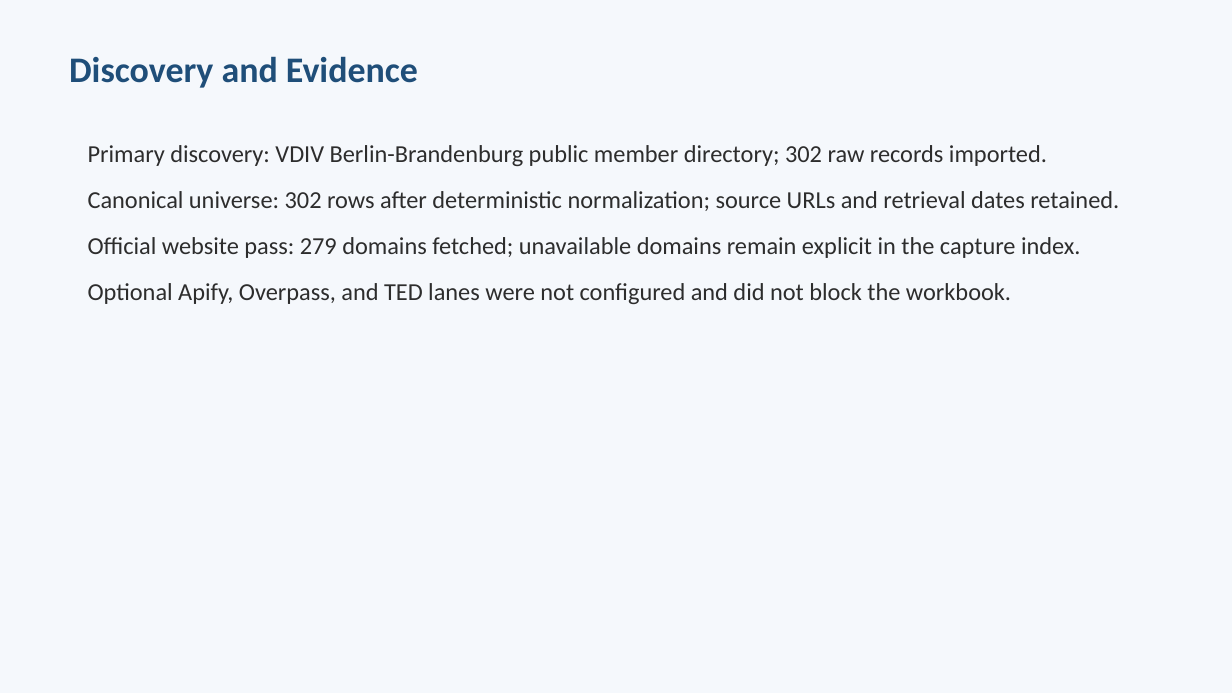
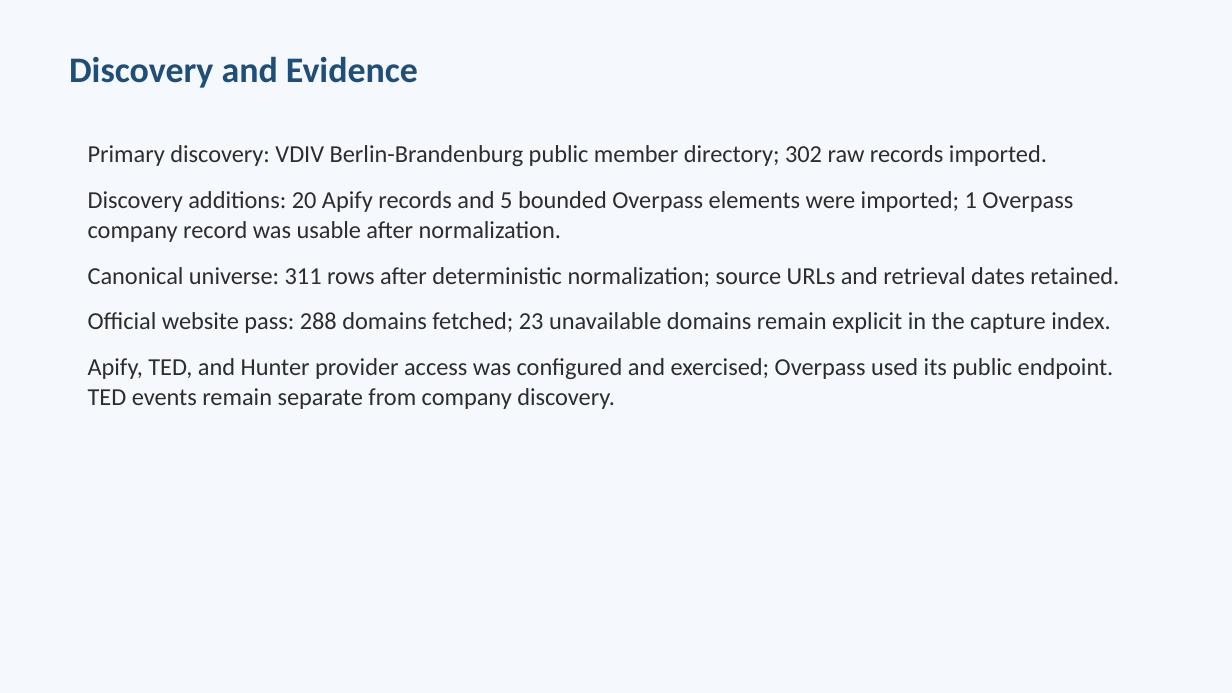
Before and after one commit to longdang193/lead-generation, a slide deck: slide 2 of output/berlin-hausverwaltung-methodology_2026-11-09.pptx. Drawn at 1232x693 pixels with LibreOffice and Linux fonts; fonts in the diff are those of the drawing. Boxes give left, top, right and bottom in pixels: in the first picture for what was removed or moved away, otherwise in the second. Text is boxed around its words. In the diff, an @@ line names an element or a change of style, - is before the commit and + after.

Commit message:
feat: execute lead generation provider integrations

```diff
--- a/output/berlin-hausverwaltung-methodology_2026-11-09.pptx
+++ b/output/berlin-hausverwaltung-methodology_2026-11-09.pptx
@@ text at (88, 191, 1119, 409): text changed @@
-Canonical universe: 302 rows after deterministic normalization; source URLs and retrieval dates retained.
-Official website pass: 279 domains fetched; unavailable domains remain explicit in the capture index.
-Optional Apify, Overpass, and TED lanes were not configured and did not block the workbook.
+Discovery additions: 20 Apify records and 5 bounded Overpass elements were imported; 1 Overpass company record was usable after normalization.
+Canonical universe: 311 rows after deterministic normalization; source URLs and retrieval dates retained.
+Official website pass: 288 domains fetched; 23 unavailable domains remain explicit in the capture index.
+Apify, TED, and Hunter provider access was configured and exercised; Overpass used its public endpoint. TED events remain separate from company discovery.
```
Also in this commit, not shown: 4 other slides changed, 29 other files.
